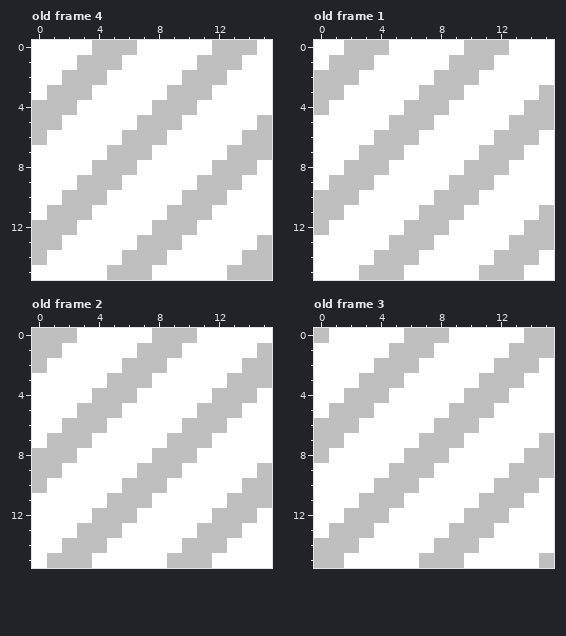
Pixel-art file: src/data/textures-src/blending-fx.aseprite. Above is the file before it was changed.
16x16 pixels, 4 frames. Shown: old frame 4, old frame 1, old frame 2, old frame 3.
After:
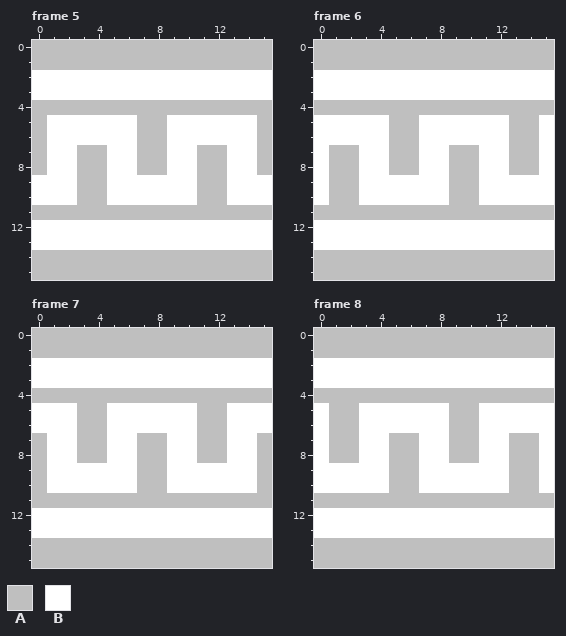
Palette (. is transparent): A #bfbfbf  B #ffffff
A new or re-ordered frame is compared with the old frame closest to it.
What changed:
frames 4 -> 8
Frame 5 is new; against old frame 4:
y 0: x 0..3 BBBB -> AAAA; x 7..11 BBBBB -> AAAAA; x 15 B -> A
y 1: x 0..2 BBB -> AAA; x 6..10 BBBBB -> AAAAA; x 14..15 BB -> AA
y 2: x 2..4 AAA -> BBB; x 10..12 AAA -> BBB
y 3: x 1..3 AAA -> BBB; x 9..11 AAA -> BBB
y 4: x 3..7 BBBBB -> AAAAA; x 11..15 BBBBB -> AAAAA
y 5: x 1 A -> B; x 9 A -> B
y 6: x 6 A -> B; x 14 A -> B
y 7: x 0 B -> A; x 3..6 BBAA -> AABB; x 8 B -> A; x 11..14 BBAA -> AABB
y 8: x 0 B -> A; x 3 B -> A; x 5..8 AABB -> BBAA; x 11 B -> A; x 13..15 AAB -> BBA
y 9: x 5 A -> B; x 13 A -> B
y 10: x 2 A -> B; x 10 A -> B
y 11: x 0 B -> A; x 4..8 BBBBB -> AAAAA; x 12..15 BBBB -> AAAA
y 12: x 0..2 AAA -> BBB; x 8..10 AAA -> BBB
y 13: x 0..1 AA -> BB; x 7..9 AAA -> BBB; x 15 A -> B
y 14: x 1..5 BBBBB -> AAAAA; x 9..13 BBBBB -> AAAAA
y 15: x 0..4 BBBBB -> AAAAA; x 8..12 BBBBB -> AAAAA
Frame 6 is new; against old frame 1:
y 0: x 0..1 BB -> AA; x 5..9 BBBBB -> AAAAA; x 13..15 BBB -> AAA
y 1: x 0 B -> A; x 4..8 BBBBB -> AAAAA; x 12..15 BBBB -> AAAA
y 2: x 0..2 AAA -> BBB; x 8..10 AAA -> BBB
y 3: x 0..1 AA -> BB; x 7..9 AAA -> BBB; x 15 A -> B
y 4: x 1..5 BBBBB -> AAAAA; x 9..13 BBBBB -> AAAAA
y 5: x 7 A -> B; x 15 A -> B
y 6: x 4 A -> B; x 12 A -> B
y 7: x 1..4 BBAA -> AABB; x 6 B -> A; x 9..12 BBAA -> AABB; x 14 B -> A
y 8: x 1 B -> A; x 3..6 AABB -> BBAA; x 9 B -> A; x 11..14 AABB -> BBAA
y 9: x 3 A -> B; x 11 A -> B
y 10: x 0 A -> B; x 8 A -> B
y 11: x 2..6 BBBBB -> AAAAA; x 10..14 BBBBB -> AAAAA
y 12: x 0 A -> B; x 6..8 AAA -> BBB; x 14..15 AA -> BB
y 13: x 5..7 AAA -> BBB; x 13..15 AAA -> BBB
y 14: x 0..3 BBBB -> AAAA; x 7..11 BBBBB -> AAAAA; x 15 B -> A
y 15: x 0..2 BBB -> AAA; x 6..10 BBBBB -> AAAAA; x 14..15 BB -> AA
Frame 7 is new; against old frame 2:
y 0: x 3..7 BBBBB -> AAAAA; x 11..15 BBBBB -> AAAAA
y 1: x 2..6 BBBBB -> AAAAA; x 10..14 BBBBB -> AAAAA
y 2: x 0 A -> B; x 6..8 AAA -> BBB; x 14..15 AA -> BB
y 3: x 5..7 AAA -> BBB; x 13..15 AAA -> BBB
y 4: x 0..3 BBBB -> AAAA; x 7..11 BBBBB -> AAAAA; x 15 B -> A
y 5: x 5 A -> B; x 13 A -> B
y 6: x 2 A -> B; x 10 A -> B
y 7: x 0..2 BAA -> ABB; x 4 B -> A; x 7..10 BBAA -> AABB; x 12 B -> A; x 15 B -> A
y 8: x 1..4 AABB -> BBAA; x 7 B -> A; x 9..12 AABB -> BBAA; x 15 B -> A
y 9: x 1 A -> B; x 9 A -> B
y 10: x 6 A -> B; x 14 A -> B
y 11: x 0..4 BBBBB -> AAAAA; x 8..12 BBBBB -> AAAAA
y 12: x 4..6 AAA -> BBB; x 12..14 AAA -> BBB
y 13: x 3..5 AAA -> BBB; x 11..13 AAA -> BBB
y 14: x 0..1 BB -> AA; x 5..9 BBBBB -> AAAAA; x 13..15 BBB -> AAA
y 15: x 0 B -> A; x 4..8 BBBBB -> AAAAA; x 12..15 BBBB -> AAAA
Frame 8 is new; against old frame 3:
y 0: x 1..5 BBBBB -> AAAAA; x 9..13 BBBBB -> AAAAA
y 1: x 0..4 BBBBB -> AAAAA; x 8..12 BBBBB -> AAAAA
y 2: x 4..6 AAA -> BBB; x 12..14 AAA -> BBB
y 3: x 3..5 AAA -> BBB; x 11..13 AAA -> BBB
y 4: x 0..1 BB -> AA; x 5..9 BBBBB -> AAAAA; x 13..15 BBB -> AAA
y 5: x 3 A -> B; x 11 A -> B
y 6: x 0 A -> B; x 8 A -> B
y 7: x 0 A -> B; x 2 B -> A; x 5..8 BBAA -> AABB; x 10 B -> A; x 13..15 BBA -> AAB
y 8: x 0..2 ABB -> BAA; x 5 B -> A; x 7..10 AABB -> BBAA; x 13 B -> A; x 15 A -> B
y 9: x 7 A -> B; x 15 A -> B
y 10: x 4 A -> B; x 12 A -> B
y 11: x 0..2 BBB -> AAA; x 6..10 BBBBB -> AAAAA; x 14..15 BB -> AA
y 12: x 2..4 AAA -> BBB; x 10..12 AAA -> BBB
y 13: x 1..3 AAA -> BBB; x 9..11 AAA -> BBB
y 14: x 3..7 BBBBB -> AAAAA; x 11..15 BBBBB -> AAAAA
y 15: x 2..6 BBBBB -> AAAAA; x 10..14 BBBBB -> AAAAA
Boxes around the changes in both pictures, in picture pixels (x1, y1, x2, y2):
changed: (32, 40, 272, 280)
changed: (314, 40, 554, 280)
changed: (32, 328, 272, 568)
changed: (314, 328, 554, 568)
